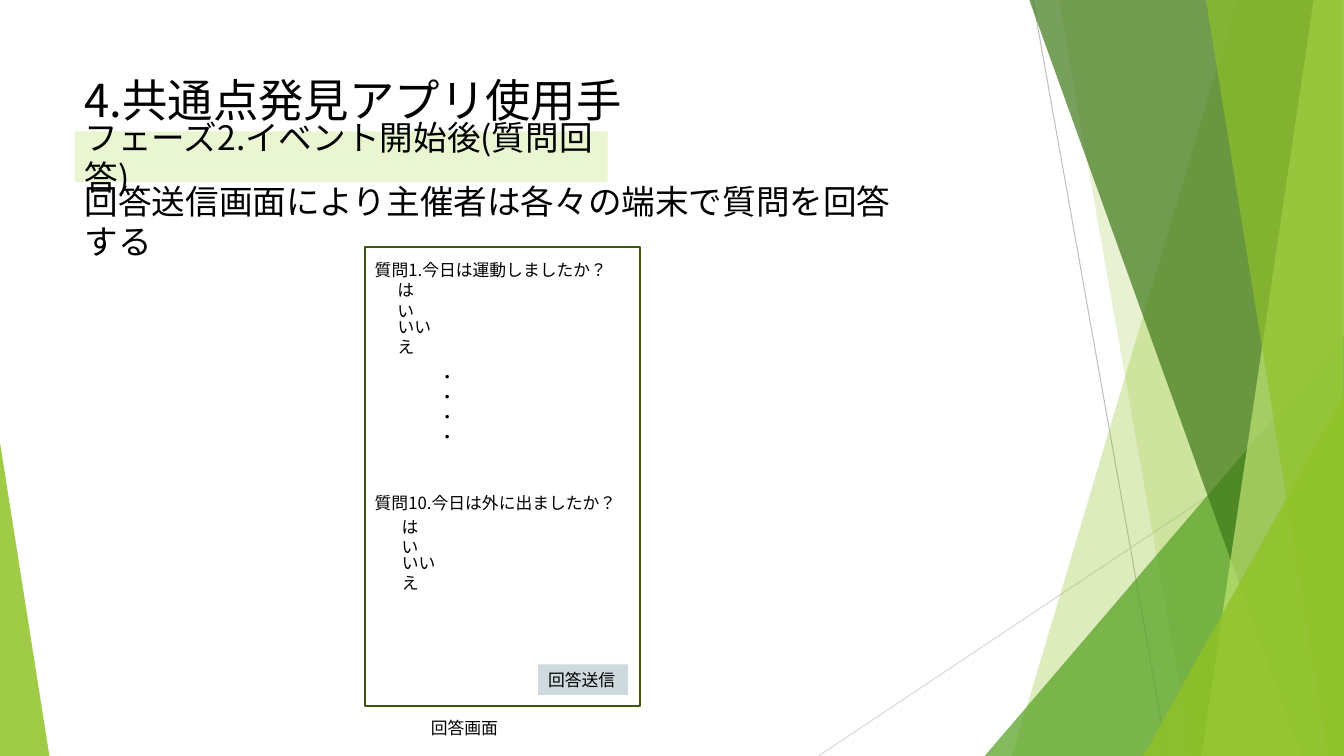
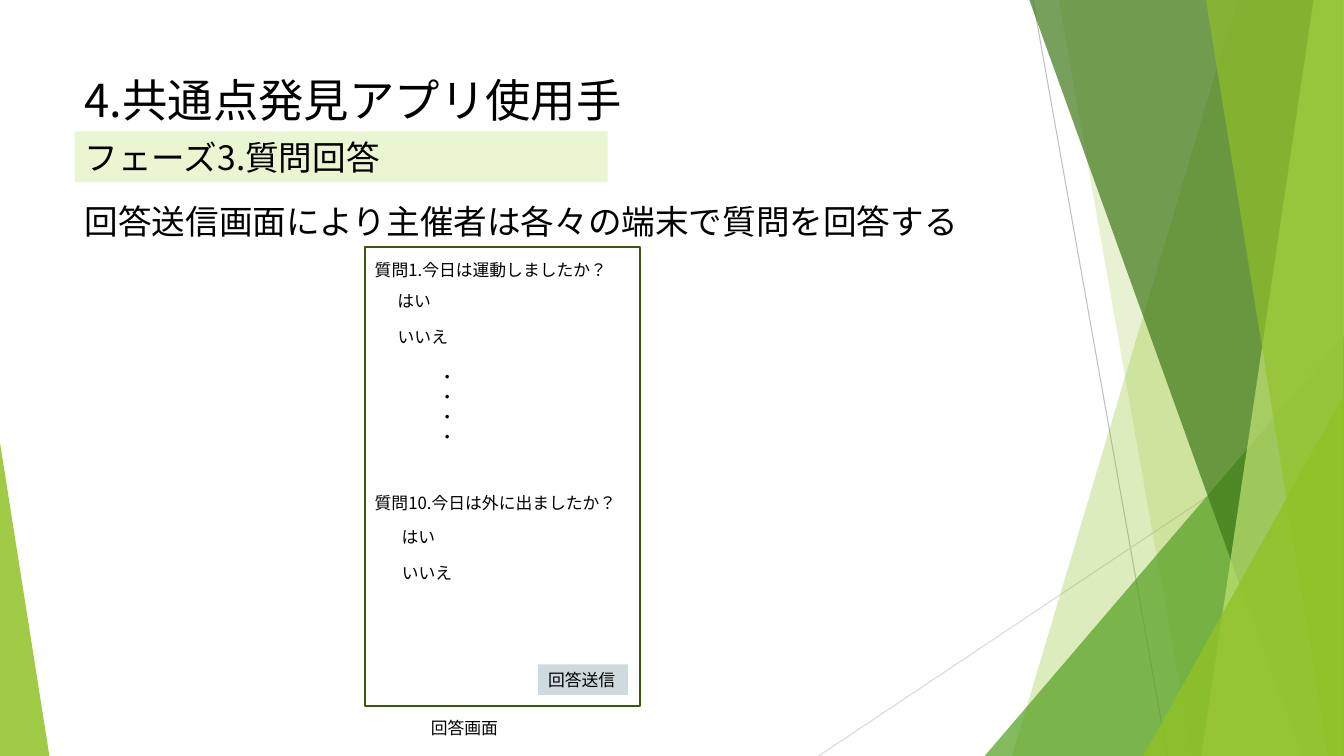
Before and after one commit to ryuseim1115/apprentice-term6-team-dev, a slide deck: slide 8 of docs/90_presentation/チーム開発12th.pptx (slide 7 before the commit). Drawn at 1344x756 pixels with LibreOffice and Linux fonts; fonts in the diff are those of the drawing; background and template pictures are left out. Boxes give left, top, right and bottom in pixels: in the first picture for what was removed or moved away, otherwise in the second. Text is boxed around its words. In the diff, an @@ line names an element or a change of style, - is before the commit and + after.

Commit message:
ドキュメントのフォント変更

```diff
--- a/docs/90_presentation/チーム開発12th.pptx
+++ b/docs/90_presentation/チーム開発12th.pptx
@@ text in rectangle at (85, 141, 380, 173): text changed @@
-フェーズ2.イベント開始後(質問回答)
+フェーズ3.質問回答
@@ text "回答送信画面により主催者は各々の端末で質問を回答する" rewrapped from (85, 179, 891, 256) to (85, 205, 958, 237) @@
@@ text "質問1.今日は運動しましたか？" at (375, 262, 607, 278): font Roboto to Noto Sans CJK JP in "質問1.今日は運動しましたか？" @@
@@ text "はい" rewrapped from (397, 283, 414, 322) to (397, 294, 431, 308) @@
@@ text "いいえ" rewrapped from (398, 316, 432, 354) to (398, 330, 448, 344) @@
@@ text "質問10.今日は外に出ましたか？" at (375, 495, 617, 511): font Roboto to Noto Sans CJK JP in "質問10.今日は外に出ましたか？" @@
@@ text "はい" rewrapped from (402, 520, 419, 558) to (402, 530, 436, 544) @@
@@ text "いいえ" rewrapped from (402, 552, 436, 590) to (402, 566, 452, 580) @@
```
Also in this commit, not shown: 11 other slides changed, 1 slide added, 2 other files.
